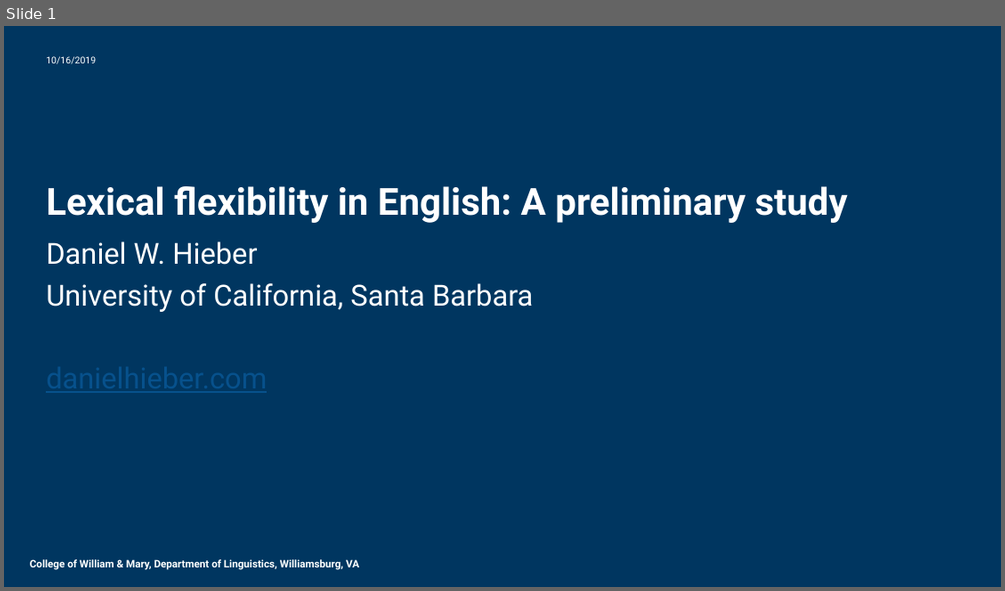
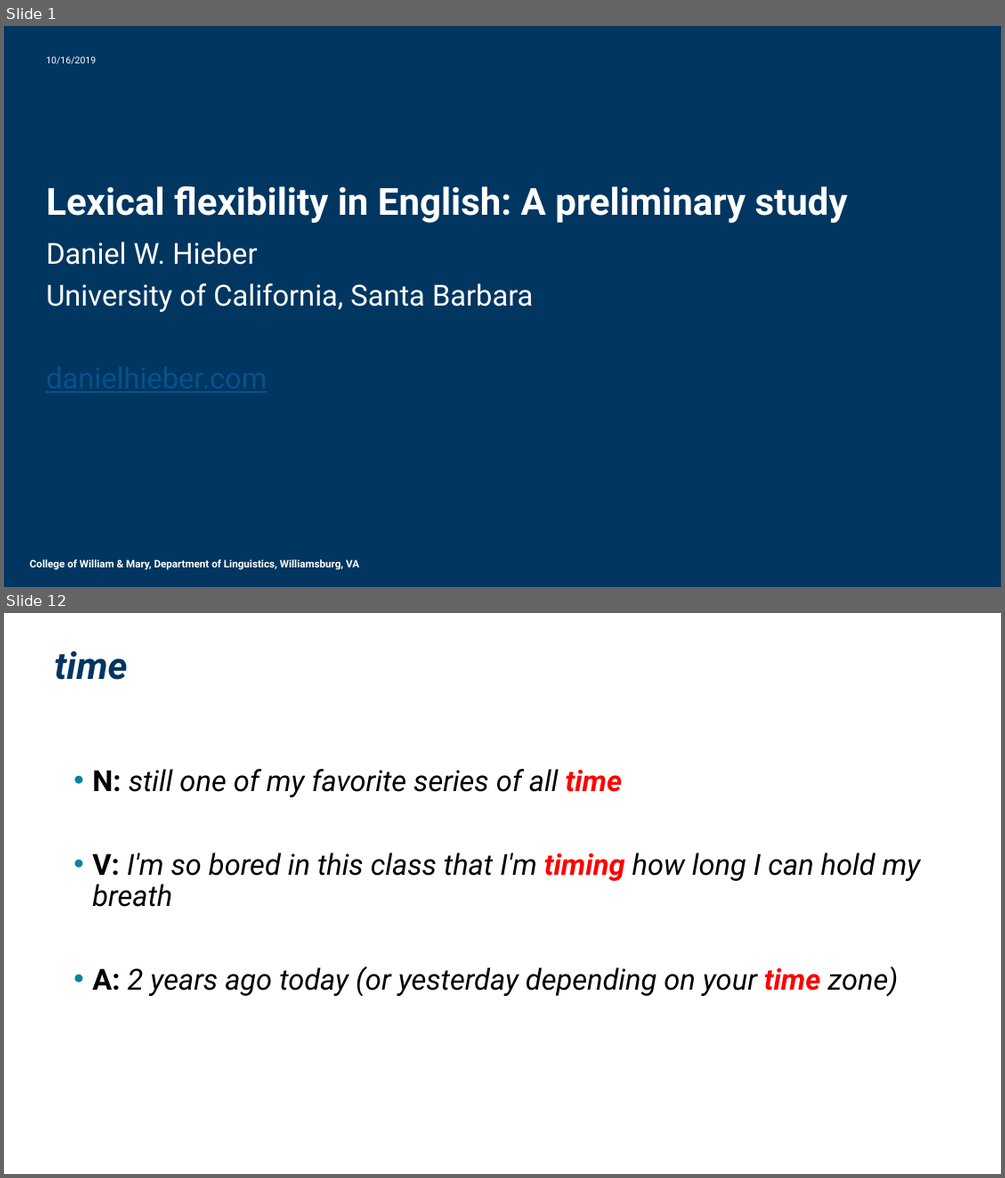
Before and after one commit to dwhieb/dissertation, a slide deck: presentations/Hieber. 2019. Lexical flexibility in English.pptx. Shown one above the other, each under a label of ours: slide 1 before the commit, slides 1 and 12 after it; the slides between them are not shown. The pictures are 1005x591 and 1005x1178 pixels, drawn with LibreOffice and Linux fonts; fonts in the diff are those of the drawing; background and template pictures are left out. Boxes give left, top, right and bottom in pixels: in the first picture for what was removed or moved away, otherwise in the second. Text is boxed around its words. In the diff, an @@ line names an element or a change of style, - is before the commit and + after.

```diff
--- a/presentations/Hieber. 2019. Lexical flexibility in English.pptx
+++ b/presentations/Hieber. 2019. Lexical flexibility in English.pptx
@@ slide 12 added at [4, 613, 1001, 1174], background #FFFFFF @@
@@ title added at [55, 651, 128, 680], 36 pt, text #003660, bold, italic @@
+time
@@ text added at [92, 769, 921, 997], 28 pt, text #000000, italic @@
+• N: still one of my favorite series of all time
+• V: I'm so bored in this class that I'm timing how long I can hold my breath
+• A: 2 years ago today (or yesterday depending on your time zone)
```
Also in this commit, not shown: 51 other slides added, 1 slide removed, 1 other file.
